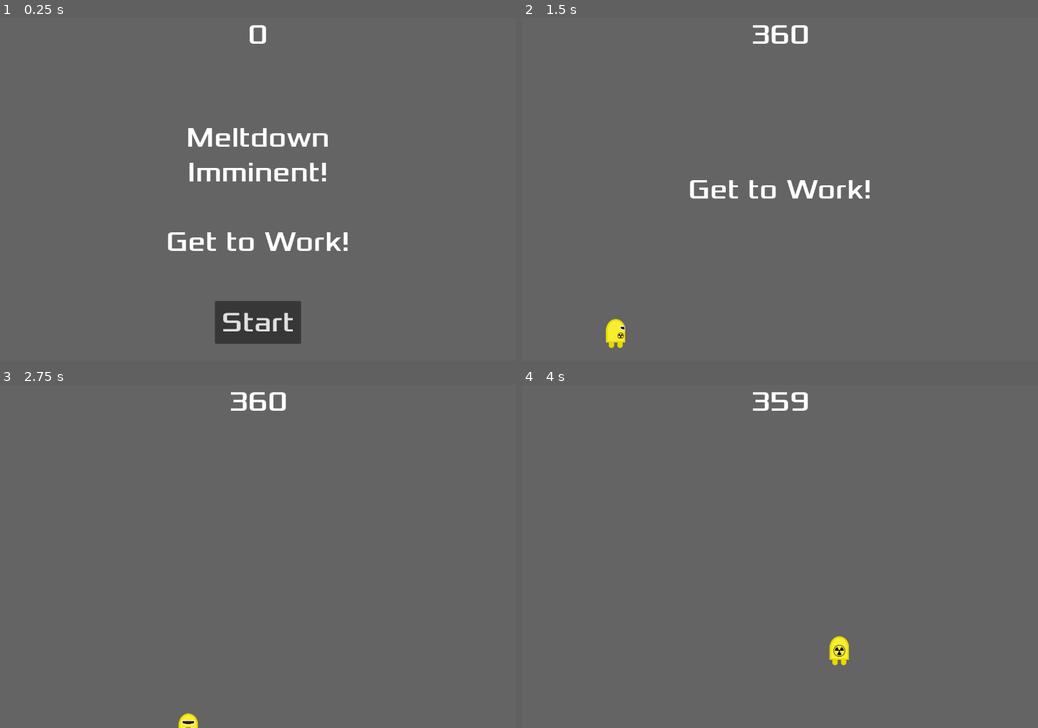
Above: before the commit, frames 1-4 (two rows, left to right).
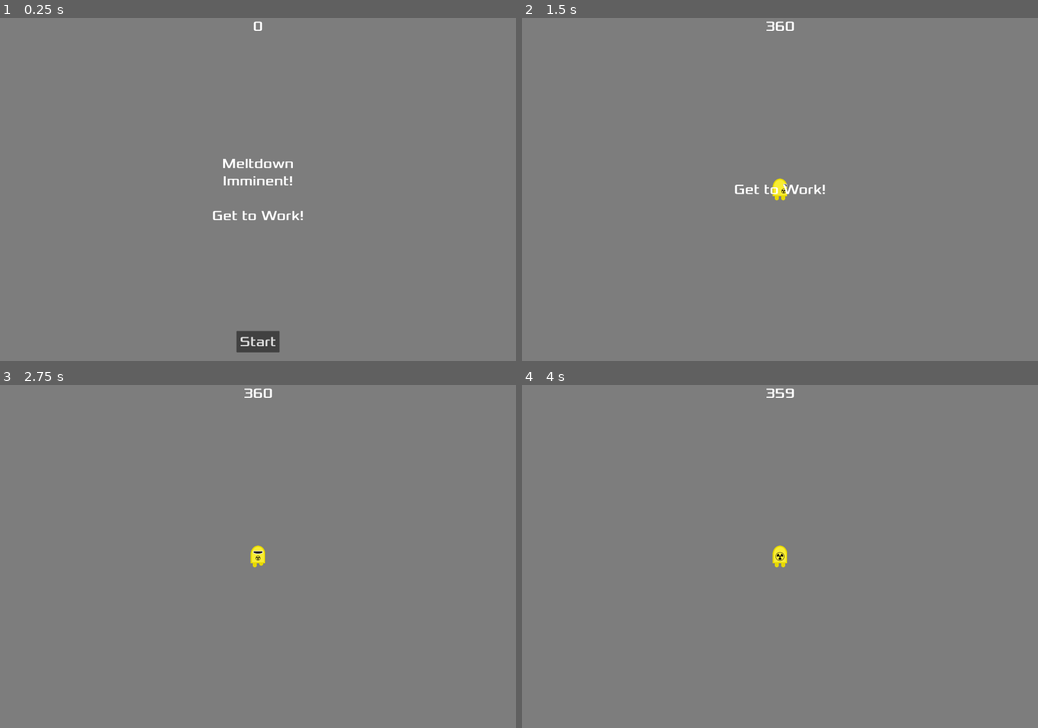
Above: after the commit, the same moments.

Repository: zabuuq/imminent-meltdown
Game: Godot game, scene res://game.tscn
Two runs of this game, one before a commit and one after it. Both use one fixed random seed, a clock stepped at 60 frames per second and the inputs below.
Inputs:
- Up to frame 1 (0.25 s): no input
- Up to frame 2 (1.5 s): click "Start" at 0.5 s; tap Enter at 1.25 s; hold Right (move_right) from 1.28 s (still down)
- Up to frame 3 (2.75 s): release Right (move_right) at 2.03 s; hold Down (move_down) from 2.03 s (still down)
- Up to frame 4 (4 s): release Down (move_down) at 2.78 s; hold Right (move_right) 2.78-3.53 s; hold Up (move_up) from 3.53 s (still down)

The runs differ from the first frame. In frame 1, 99% of the frame differs, in the area x 0-100%, y 0-100%; in frame 2, 100%; in frame 3, 100%; in frame 4, 100%.

Commit message:
Increase playing area size and add solid background

Diff:
--- a/game.tscn
+++ b/game.tscn
@@ -4,12 +4,15 @@
 
 [node name="Game" type="Node" unique_id=609694446]
 
-[node name="BackgroundColor" type="ColorRect" parent="." unique_id=1661086182]
+[node name="CanvasLayer" type="CanvasLayer" parent="." unique_id=2011543758]
+layer = -1
+
+[node name="ColorRect" type="ColorRect" parent="CanvasLayer" unique_id=687768143]
 anchors_preset = 15
 anchor_right = 1.0
 anchor_bottom = 1.0
 grow_horizontal = 2
 grow_vertical = 2
-color = Color(0.39215687, 0.39215687, 0.39215687, 1)
+color = Color(0.49019608, 0.49019608, 0.49019608, 1)
 
 [node name="Main" parent="." unique_id=1879869702 instance=ExtResource("1_80nbo")]
--- a/player.tscn
+++ b/player.tscn
@@ -82,5 +82,8 @@
 [node name="CollisionShape2D" type="CollisionShape2D" parent="." unique_id=1038961728]
 shape = SubResource("CapsuleShape2D_urp6f")
 
+[node name="Camera2D" type="Camera2D" parent="." unique_id=54907680]
+zoom = Vector2(1.5, 1.5)
+
 [connection signal="body_entered" from="." to="." method="_on_body_entered"]
 [connection signal="hit" from="." to="." method="game_over"]
--- a/project.godot
+++ b/project.godot
@@ -17,8 +17,8 @@
 
 [display]
 
-window/size/viewport_width=1200
-window/size/viewport_height=800
+window/size/viewport_width=2400
+window/size/viewport_height=2400
 
 [input]
 
